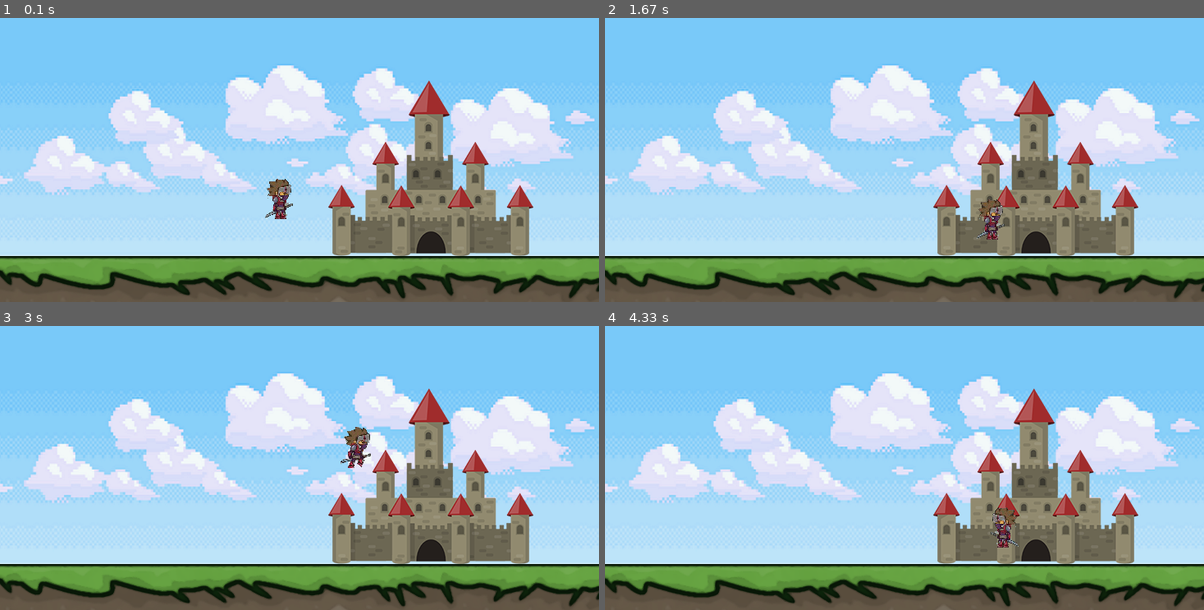
Above: before the commit, frames 1-4 (two rows, left to right).
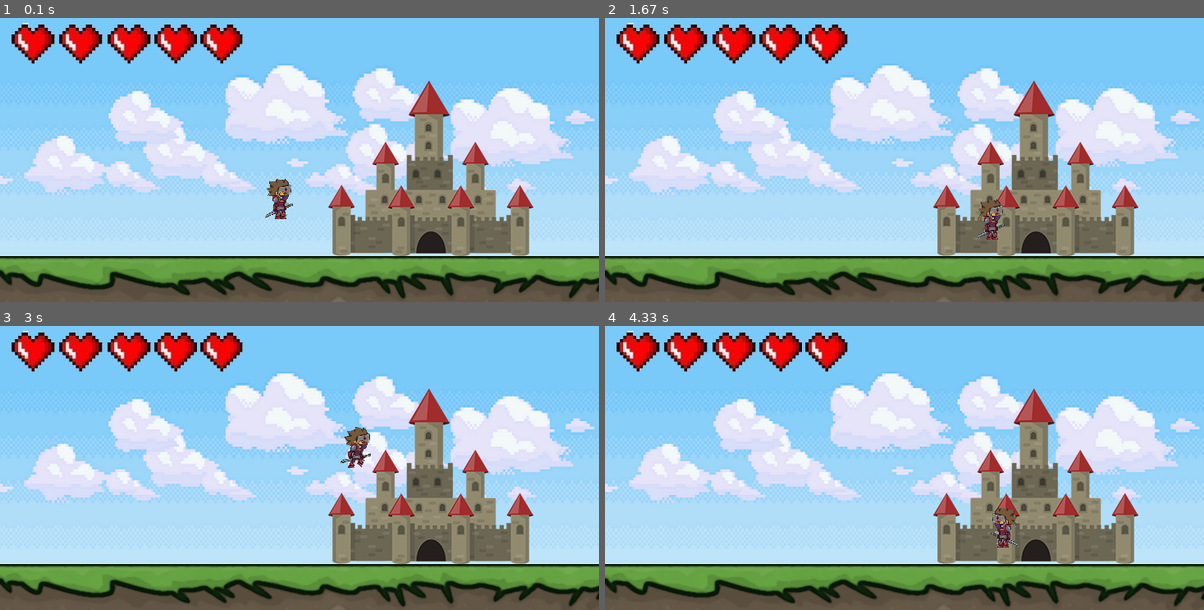
Above: after the commit, the same moments.

Repository: Aless-FG/pyGameTest
Game: pygame game, started from enemy.py
Same seed, same stepped clock (60 frames per second), same inputs: the game is played once before the commit and once after it.
Inputs:
- Up to frame 1 (0.1 s): no input
- Up to frame 2 (1.67 s): hold Right 0.33-0.8 s; hold Right 0.83-1.3 s; tap Space at 0.9, 1.2, 1.4 s; hold Left from 1.33 s (still down)
- Up to frame 3 (3 s): tap Space at 1.7, 1.97, 2.27, 2.4, 2.7 s; release Left at 1.87 s; hold Left 1.9-2.3 s; hold Right 2.33-2.97 s
- Up to frame 4 (4.33 s): hold Left 3-3.47 s; tap Space at 3.07, 3.37, 3.57, 3.87, 4.07 s; hold Right 3.5-3.97 s; hold Right from 4 s (still down)

The runs differ from the first frame. In frame 1, 3.2% of the frame differs, in the area x 1-41%, y 1-17%; in frame 2, 3.2%; in frame 3, 3.2%; in frame 4, 3.2%.

Commit message:
added health bar and stage display

Diff:
--- a/enemy.py
+++ b/enemy.py
@@ -47,8 +47,8 @@
 
         self.rect.center = self.pos  #  If not for this, the “rect” of the enemy would be left behind at the initial spawn point and collisions would not occur accurately
 
-    def update(self):
-        # Checks for collision with the Player
+    def update(self):  # Checks for collision with the Player
+
         hits = pygame.sprite.spritecollide(self, main.playergroup, False)
 
         """If the player is currently in an attack mode, it means that the collision has occurred due to the player’s attack.
--- /dev/null
+++ b/healthbar.py
@@ -0,0 +1,14 @@
+import pygame
+
+HEIGHT = 350
+WIDTH = 730
+displaysurface = pygame.display.set_mode((WIDTH, HEIGHT))
+
+
+class HealthBar(pygame.sprite.Sprite):
+    def __init__(self):
+        super().__init__()
+        self.image = pygame.image.load("png/heart5.png")
+
+    def render(self):
+        displaysurface.blit(self.image, (10, 10))
--- a/main.py
+++ b/main.py
@@ -7,6 +7,7 @@
 from enemy import Enemy
 from tkinter import Tk, Button
 
+from healthbar import HealthBar
 
 pygame.init()  # Begin pygame
 
@@ -50,6 +51,10 @@
                 pygame.image.load("png/Player_Attack5_L.png"), pygame.image.load("png/Player_Attack5_L.png"),
                 pygame.image.load("png/Player_Sprite_L.png")]
 
+health_ani = [pygame.image.load("png/heart0.png"), pygame.image.load("png/heart.png"),
+              pygame.image.load("png/heart2.png"), pygame.image.load("png/heart3.png"),
+              pygame.image.load("png/heart4.png"), pygame.image.load("png/heart5.png")]
+
 
 
 
@@ -71,6 +76,7 @@
         self.attacking = False
         self.attack_frame = 0
         self.cooldown = False
+        self.health = 5
 
     def move(self):
 
@@ -153,6 +159,16 @@
             pygame.time.set_timer(hit_cooldown, 1000)  # Resets cooldown in 1 second
 
             print("hit")
+            self.health = self.health - 1
+            health.image = health_ani[self.health]
+
+            if self.health <= 0:
+                self.kill()
+                """
+                 display_update() function is an optional feature, used for when you want to update the screen immediately
+                 instead of waiting for the game loop
+                """
+                pygame.display.update()
             pygame.display.update()
     def jump(self):
         self.rect.x += 1
@@ -249,11 +265,33 @@
         self.battle = True
         # Empty for now
 
+class StageDisplay(pygame.sprite.Sprite):
+    def __init__(self):
+        super().__init__()
+        self.headingfont = pygame.font.SysFont('notosansmono', 30)
+        self.text = self.headingfont.render("STAGE: " + str(handler.stage), True, (0,0,0))
+        self.rect = self.text.get_rect()
+        self.posx = -100 # -100” position on the x-axis. This keeps it safely out of the window
+        self.posy = 100
+        self.display = False
+
+    def move_display(self): # is incharge of “moving” the display across the screen
+        # Create the text to be displayed
+        self.text = self.headingfont.render("STAGE: " + str(handler.stage), True, (0,0,0))
+        if self.posx < 700:
+            self.posx += 5
+            displaysurface.blit(self.text, (self.posx, self.posy))
+        else:
+            self.display = False
+            self.kill()
+
 background = Background()
 ground = Ground()
 player = Player()
 castle = Castle()
 handler = EventHandler()
+stage_display = StageDisplay()
+health = HealthBar()
 # enemy = Enemy()
 # Sprite groups are used to manage and update multiple sprites simultaneously.
 # the collision detection functions that detect collisions requires a Sprite group as a parameter
@@ -262,6 +300,8 @@
 playergroup = pygame.sprite.Group()
 playergroup.add(player)
 enemies = pygame.sprite.Group()
+
+font = pygame.font.get_fonts()
 while True:
     player.gravity_check()
     player.update()
@@ -282,10 +322,11 @@
     render the player after the castle.
     Otherwise if you move the Player over to castle, the castle will render itself over the Player, hiding it.
     """
-    displaysurface.blit(player.image, player.rect) # rect stores a pair coordinates
-    #enemy.update()
-    #enemy.move()
-    #enemy.render()
+    if player.health > 0:
+        displaysurface.blit(player.image, player.rect)
+    health.render() # rect stores a pair coordinates
+    if stage_display.display == True:
+        stage_display.move_display()
     for entity in enemies: # spawns enemies
         entity.update()
         entity.move()
@@ -324,6 +365,10 @@
             if event.key == pygame.K_n:
                 if handler.battle == True and len(enemies) == 0: # the player must be in dungeon and there must be 0 enemies
                     handler.next_stage() # advance to the next stage
+                    stage_display = StageDisplay()
+                    stage_display.display = True
+                    # Render stage display
+
 
 
             if event.key == pygame.K_SPACE:
@@ -335,4 +380,9 @@
                 player.update()
 
     FPS_CLOCK.tick(FPS) # limits fps to 60
-    pygame.display.update() # Changes in the game are not implemented until the pygame.display.update() function has been called. This function is responsible for updating your game window with any changes that have been made within that specific iteration of the game loop.
+
+    """
+    # Changes in the game are not implemented until the pygame.display.update() function has been called.
+    This function is responsible for updating your game window with any changes that have been made within that specific iteration of the game loop.
+    """
+    pygame.display.update()
Binary file added: png/heart.png
Binary file added: png/heart0.png
Binary file added: png/heart2.png
Binary file added: png/heart3.png
Binary file added: png/heart4.png
Binary file added: png/heart5.png
